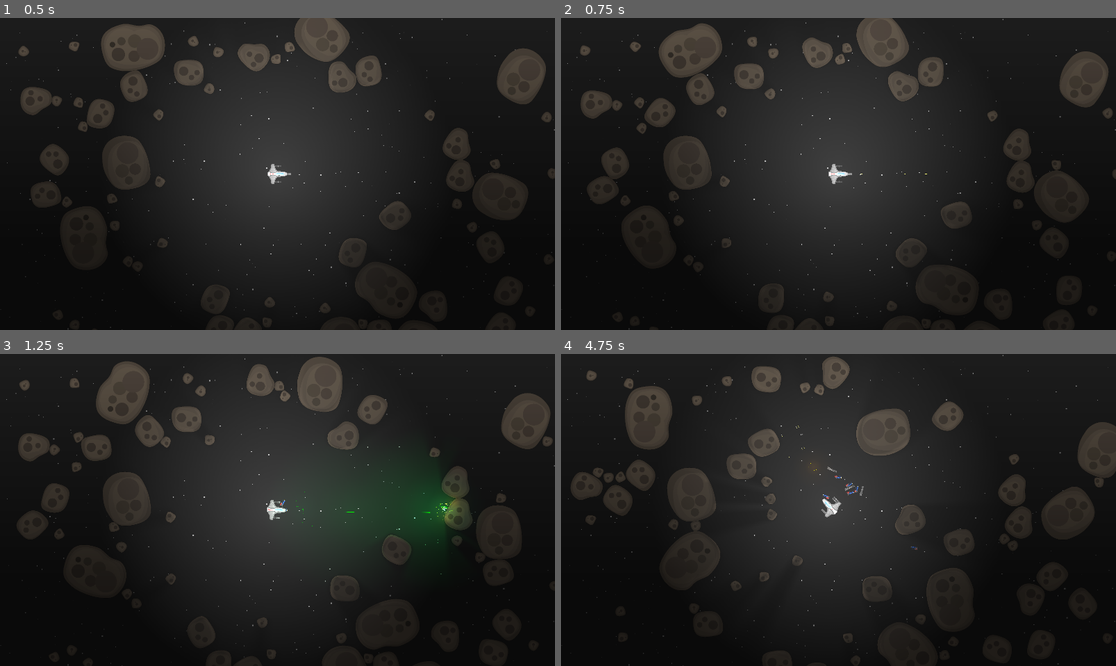
Above: before the commit, frames 1-4 (two rows, left to right).
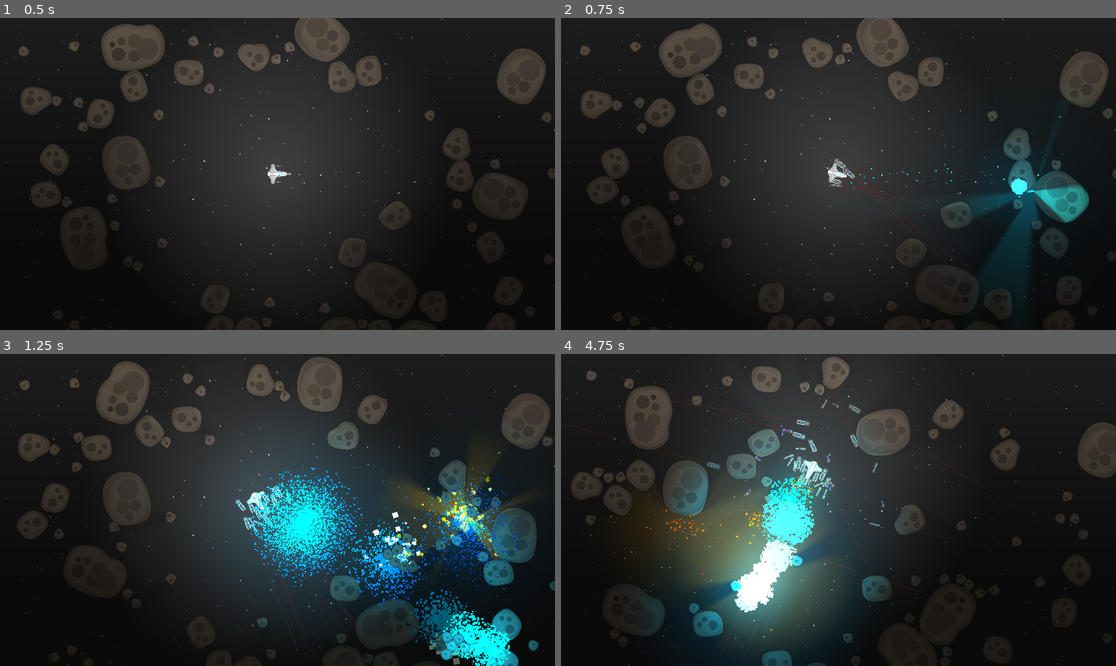
Above: after the commit, the same moments.

Repository: mkormout/graviton
Game: Godot game, scene res://world.tscn
Same seed, same stepped clock (60 frames per second), same inputs: the game is played once before the commit and once after it.
Inputs:
- Up to frame 1 (0.5 s): no input
- Up to frame 2 (0.75 s): hold W from 0.53 s (still down); hold 3 from 0.53 s (still down)
- Up to frame 3 (1.25 s): keep holding W; keep holding 3; tap Space at 0.77 s; tap 1 at 0.8 s
- Up to frame 4 (4.75 s): release W at 1.28 s; release 3 at 1.28 s; tap 1 at 1.35, 3.05 s; tap Space at 1.52, 3.02, 3.77, 4.52 s; tap 2 at 1.55, 3.8, 4.35 s; hold 2 2.03-2.78 s; hold W 2.03-3.53 s; tap 3 at 2.3, 2.85, 4.55 s; hold 1 3.53-4.28 s

Frame 1 is identical in both runs. In frame 2, 5.0% of the frame differs, in the area x 47-96%, y 31-90%; in frame 3, 17%; in frame 4, 22%, in the area x 0-98%, y 0-100%.

Commit message:
weapon change 1,2,3 key... :)

Diff:
--- a/components/mount-point.gd
+++ b/components/mount-point.gd
@@ -18,15 +18,13 @@
 func plug(other: MountPoint):
 	unplug()
 
-	var body1 = get_parent() as Node2D
-	var body2 = other.get_parent() as Node2D
+	var body1 = get_parent() as RigidBody2D
+	var body2 = other.get_parent() as RigidBody2D
+
+	body2.rotation = body1.rotation
+	body2.global_position = body1.global_position + body1.transform.basis_xform(position - other.position)
 
 	get_tree().current_scene.add_child(body2)
-
-	body2.transform = body1.transform
-
-	body2.position = body1.position - other.position + position
-	body2.rotation = body1.rotation
 
 	connection = other
 	other.connection = self
--- a/world.gd
+++ b/world.gd
@@ -61,10 +61,19 @@
 
 func _input(_ev):
 	if Input.is_key_pressed(KEY_1):
-		mount_weapon(ship, laser_model, "")
+		mount_weapon(ship, minigun_model, "")
+		mount_weapon(ship, minigun_model, "left")
+		mount_weapon(ship, minigun_model, "right")
 
 	if Input.is_key_pressed(KEY_2):
-		mount_weapon(ship, minigun_model, "")
+		mount_weapon(ship, laser_model, "")
+		mount_weapon(ship, laser_model, "left")
+		mount_weapon(ship, laser_model, "right")
+
+	if Input.is_key_pressed(KEY_3):
+		mount_weapon(ship, gausscannon_model, "")
+		mount_weapon(ship, gausscannon_model, "left")
+		mount_weapon(ship, gausscannon_model, "right")
 
 func mount_weapon(body: MountableBody, what: PackedScene, where: String):
 	var weapon = what.instantiate()
